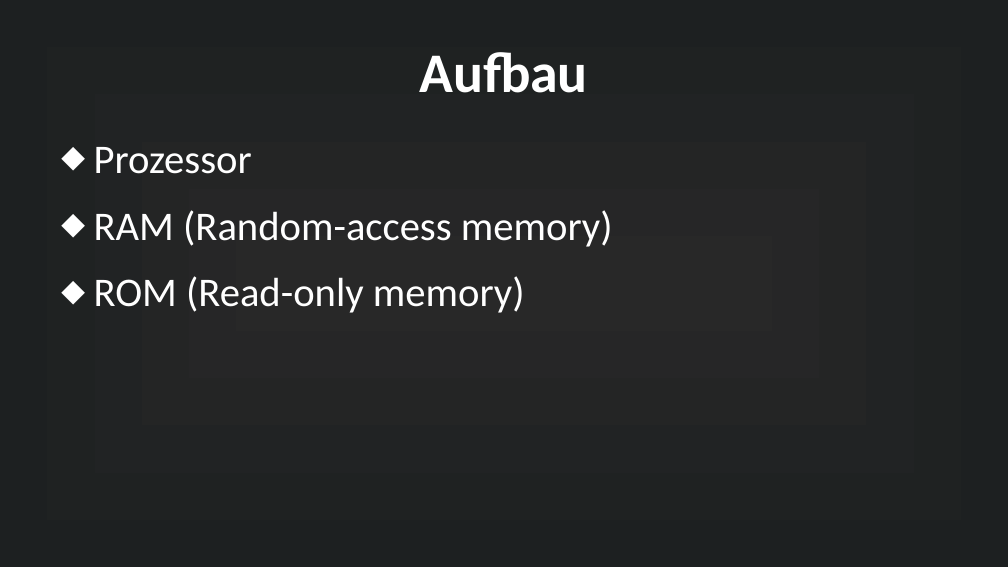
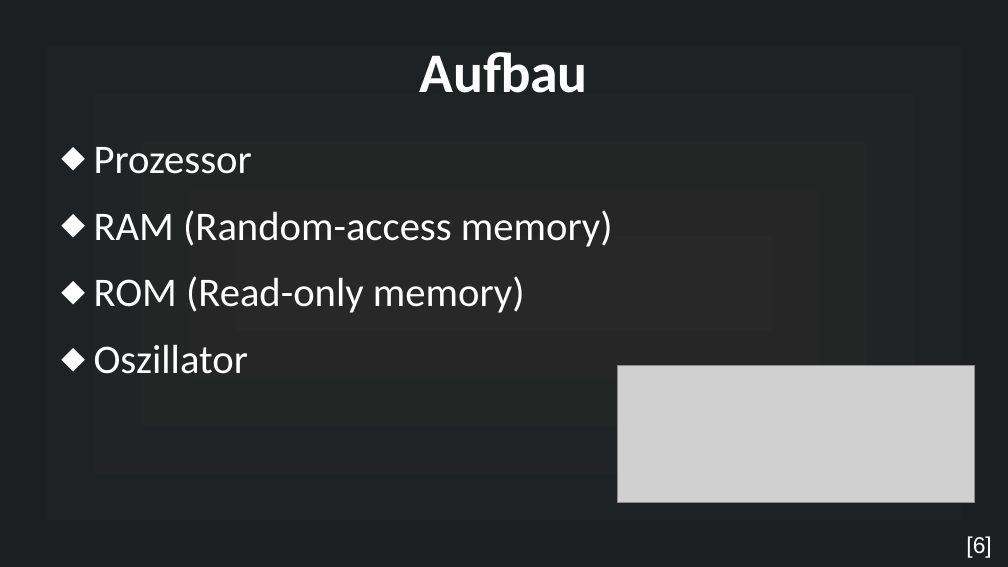
Before and after one commit to MuffinKran24/IMP_GFS, a slide deck: slide 7 of Mikrocontroller_GFS.odp (slide 5 before the commit). Drawn at 1008x567 pixels with LibreOffice and Linux fonts; fonts in the diff are those of the drawing; grey boxes stand for pictures. Boxes give left, top, right and bottom in pixels: in the first picture for what was removed or moved away, otherwise in the second. Text is boxed around its words. In the diff, an @@ line names an element or a change of style, - is before the commit and + after.

```diff
--- a/Mikrocontroller_GFS.odp
+++ b/Mikrocontroller_GFS.odp
@@ text at (x1=94, y1=344, x2=248, y2=374): paragraph added @@
+⬥ Oszillator
@@ picture added at (x1=618, y1=366, x2=975, y2=503) @@
@@ text added at (x1=966, y1=536, x2=991, y2=558), 18 pt, text #FFFFFF @@
+[6]
```
Also in this commit, not shown: 2 other slides changed, 5 slides added, 1 slide removed, 12 other files.
